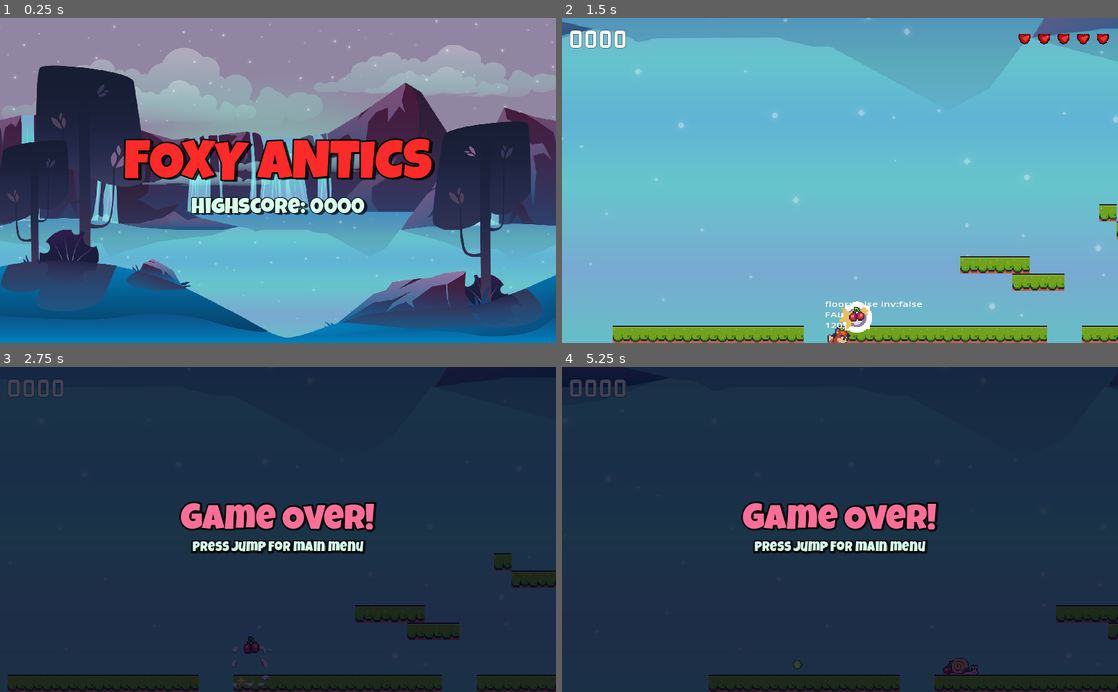
Above: before the commit, frames 1-4 (two rows, left to right).
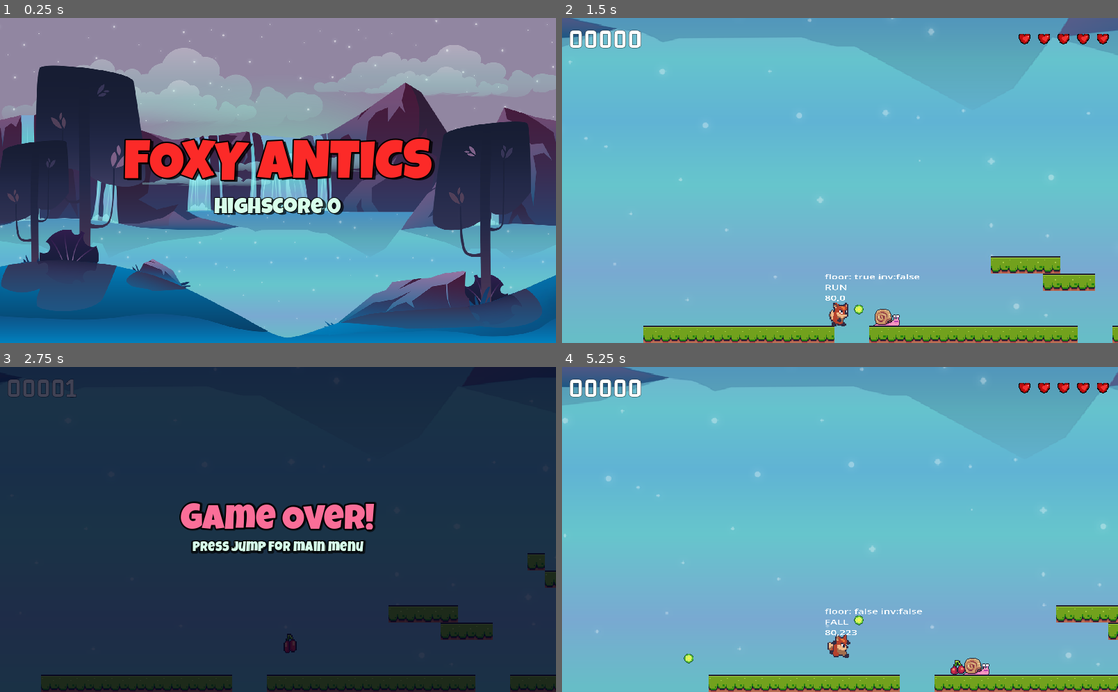
Above: after the commit, the same moments.

Repository: CarlsnOP/Fox-Antics-
Game: Godot game, scene res://Main/main.tscn
Two runs of this game, one before a commit and one after it. Both use one fixed random seed, a clock stepped at 60 frames per second and the inputs below.
Inputs:
- Up to frame 1 (0.25 s): no input
- Up to frame 2 (1.5 s): tap Enter at 0.5 s; hold D (right) from 0.53 s (still down); tap Space (shoot) at 0.6, 1.35 s; tap W (jump) at 0.77 s
- Up to frame 3 (2.75 s): tap W (jump) at 1.52 s; release D (right) at 2.03 s; hold A (left) from 2.03 s (still down); tap Space (shoot) at 2.1 s
- Up to frame 4 (5.25 s): tap Space (shoot) at 2.75, 2.85, 3.6, 4.35, 5.1 s; release A (left) at 2.78 s; hold D (right) 2.78-4.28 s; tap W (jump) at 3.02, 3.77, 4.52 s; tap Enter at 3.5 s; hold A (left) 4.28-5.03 s; hold D (right) from 5.03 s (still down)

The runs differ from the first frame. In frame 1, 1.2% of the frame differs, in the area x 34-67%, y 55-61%; in frame 2, 6.9%; in frame 3, 4.2%; in frame 4, 100%, in the area x 0-100%, y 0-100%.

Commit message:
Finished game 4 of udemy tutorail

Diff:
--- a/Boss/boss.gd
+++ b/Boss/boss.gd
@@ -6,6 +6,7 @@
 
 @onready var animation_tree = $AnimationTree
 @onready var visual = $Visual
+@onready var hit_box = $Visual/HitBox
 
 
 @export var lives: int = 2
@@ -13,14 +14,11 @@
 
 
 var _invincible: bool = false
+var _has_triggered: bool = false
+
 
 func _ready():
 	pass # Replace with function body.
-
-
-# Called every frame. 'delta' is the elapsed time since the previous frame.
-func _process(delta):
-	pass
 
 func tween_hit() -> void:
 	var tween = get_tree().create_tween()
@@ -38,6 +36,9 @@
 	animation_tree[HIT_CONDITION] = v
 
 func take_damage() -> void:
+	if _has_triggered == false:
+		return
+
 	if _invincible == true:
 		return
 
@@ -45,9 +46,11 @@
 	tween_hit()
 	reduce_lives()
 
-func _on_trigger_area_entered(area):
+func _on_trigger_area_entered(_area):
 	if animation_tree[TRIGGER_CONDITION] == false:
 		animation_tree[TRIGGER_CONDITION] = true
+		_has_triggered = true
+		hit_box.collision_layer = 4
 
-func _on_hit_box_area_entered(area):
+func _on_hit_box_area_entered(_area):
 	take_damage()
--- a/Boss/boss.tscn
+++ b/Boss/boss.tscn
@@ -264,7 +264,7 @@
 texture = ExtResource("1_r1bos")
 
 [node name="HitBox" type="Area2D" parent="Visual"]
-collision_layer = 4
+collision_layer = 0
 collision_mask = 8
 
 [node name="CollisionShape2D" type="CollisionShape2D" parent="Visual/HitBox"]
--- a/Bullets/BulletBase/bullet_base.gd
+++ b/Bullets/BulletBase/bullet_base.gd
@@ -22,5 +22,5 @@
 	if _life_time > _life_span:
 		queue_free()
 
-func _on_area_entered(area):
+func _on_area_entered(_area):
 	queue_free()
--- a/Checkpoint/checkpoint.gd
+++ b/Checkpoint/checkpoint.gd
@@ -12,16 +12,11 @@
 func _ready():
 	SignalManager.on_boss_killed.connect(on_boss_killed)
 
-
-# Called every frame. 'delta' is the elapsed time since the previous frame.
-func _process(delta):
-	pass
-
 func on_boss_killed(_p: int) -> void:
 	animation_tree[TRIGGER_CONDITION] = true
 	monitoring = true
 	SoundManager.play_clip(sound, SoundManager.SOUND_WIN)
 
 
-func _on_area_entered(area):
+func _on_area_entered(_area):
 	SignalManager.on_level_complete.emit()
--- a/Enemies/EnemyBase/enemy_base.gd
+++ b/Enemies/EnemyBase/enemy_base.gd
@@ -8,7 +8,7 @@
 
 @export var default_facing: FACING = FACING.LEFT
 @export var points: int = 1
-@export var speed: int = 30.3
+@export var speed: float = 30.0
 
 var _gravity: float = 800.0
 var _facing: float = default_facing
@@ -21,7 +21,7 @@
 
 
 # Called every frame. 'delta' is the elapsed time since the previous frame.
-func _physics_process(delta):
+func _physics_process(_delta):
 	fallen_off()
 
 func fallen_off() -> void:
@@ -47,5 +47,5 @@
 	pass # Replace with function body.
 
 
-func _on_hit_box_area_entered(area):
+func _on_hit_box_area_entered(_area):
 	die()
--- a/FloorSpikes/floor_spikes.tscn
+++ b/FloorSpikes/floor_spikes.tscn
@@ -5,7 +5,7 @@
 [sub_resource type="RectangleShape2D" id="RectangleShape2D_krgd1"]
 size = Vector2(14, 7)
 
-[node name="FloorSpikes" type="Area2D"]
+[node name="FloorSpikes" type="Area2D" groups=["Dangers"]]
 z_index = -1
 collision_layer = 4
 collision_mask = 0
--- a/FruitPickUp/fruit_pick_up.gd
+++ b/FruitPickUp/fruit_pick_up.gd
@@ -38,6 +38,6 @@
 	kill_me()
 
 
-func _on_area_entered(area):
+func _on_area_entered(_area):
 	SignalManager.on_pickup_hit.emit(POINTS)
 	kill_me()
--- a/HUD/hud.gd
+++ b/HUD/hud.gd
@@ -1,9 +1,12 @@
 extends Control
+
 
 @onready var color_rect = $ColorRect
 @onready var vb_level_complete = $ColorRect/vb_LevelComplete
 @onready var vb_game_over = $ColorRect/vb_GameOver
 @onready var hb_hearts = $MC/HB/HB_Hearts
+@onready var score_label = $MC/HB/ScoreLabel
+
 
 var _hearts: Array
 
@@ -13,10 +16,10 @@
 	SignalManager.on_level_complete.connect(on_level_complete)
 	SignalManager.on_game_over.connect(on_game_over)
 	SignalManager.on_player_hit.connect(on_player_hit)
-
+	SignalManager.on_score_updated.connect(on_score_updated)
 
 # Called every frame. 'delta' is the elapsed time since the previous frame.
-func _process(delta):
+func _process(_delta):
 	if vb_level_complete.visible == true:
 		if Input.is_action_just_pressed("jump") == true:
 			GameManager.load_next_level_scene()
@@ -25,8 +28,12 @@
 			GameManager.load_main_scene()
 
 func show_hud() -> void:
-	Engine.time_scale = 0
+	#Engine.time_scale = 0
+	get_tree().paused = true
 	color_rect.visible = true
+
+func on_score_updated() -> void:
+	score_label.text = str(ScoreManager.get_score()).lpad(5, "0")
 
 func on_player_hit(lives: int) -> void:
 	for life in range(_hearts.size()):
--- a/HUD/hud.tscn
+++ b/HUD/hud.tscn
@@ -17,6 +17,7 @@
 shadow_color = Color(0, 0, 0, 0.666667)
 
 [node name="HUD" type="Control"]
+process_mode = 3
 layout_mode = 3
 anchors_preset = 15
 anchor_right = 1.0
@@ -44,7 +45,7 @@
 [node name="ScoreLabel" type="Label" parent="MC/HB"]
 layout_mode = 2
 size_flags_horizontal = 3
-text = "0000"
+text = "00000"
 label_settings = ExtResource("1_idgbt")
 vertical_alignment = 1
 
--- a/LevelBase/level_base.gd
+++ b/LevelBase/level_base.gd
@@ -5,8 +5,9 @@
 
 
 func _ready():
-	Engine.time_scale = 1
+	#Engine.time_scale = 1
+	get_tree().paused = false
 
 
-func _process(delta):
+func _process(_delta):
 	player_cam.position = player.position
--- a/Main/main.gd
+++ b/Main/main.gd
@@ -1,12 +1,15 @@
 extends CanvasLayer
+
+
+@onready var label_high_score = $VB/LabelHighScore
 
 
 # Called when the node enters the scene tree for the first time.
 func _ready():
-	Engine.time_scale = 1
-
+	get_tree().paused = false
+	label_high_score.text = "HighScore " + str(ScoreManager.get_high_score())
 
 # Called every frame. 'delta' is the elapsed time since the previous frame.
-func _process(delta):
+func _process(_delta):
 	if Input.is_action_just_pressed("jump") == true:
 		GameManager.load_next_level_scene()
--- a/Player/player.gd
+++ b/Player/player.gd
@@ -12,13 +12,14 @@
 @onready var animation_player_invincible = $AnimationPlayerInvincible
 @onready var invincible_timer = $InvincibleTimer
 @onready var hurt_timer = $HurtTimer
+@onready var hit_box = $HitBox
 
 
-const GRAVITY: float = 1000.0
-const RUN_SPEED: float = 120.0
+const GRAVITY: float = 690.0
+const RUN_SPEED: float = 80.0
 const MAX_FALL: float = 400.0
-const JUMP_VELOCITY: float = -400.0
-const _HURT_JUMP_VELOCITY: Vector2 = Vector2(0, -150.0)
+const JUMP_VELOCITY: float = -260.0
+const _HURT_JUMP_VELOCITY: Vector2 = Vector2(0, -130.0)
 const FALLEN_OFF: float = 100.0
 
 
@@ -153,12 +154,19 @@
 	apply_hurt_jump()
 	SoundManager.play_clip(sound_player, SoundManager.SOUND_DAMAGE)
 
-func _on_hit_box_area_entered(area):
+func retake_damage() -> void:
+	for area in hit_box.get_overlapping_areas():
+		if area.is_in_group("Dangers") == true:
+			break
+	return
+
+func _on_hit_box_area_entered(_area):
 	apply_hit()
 
 func _on_invincible_timer_timeout():
 	_invincible = false
 	animation_player_invincible.stop()
+	retake_damage()
 
 func _on_hurt_timer_timeout():
 	set_state(PLAYER_STATE.IDLE)
--- a/PlayerCam/player_cam.gd
+++ b/PlayerCam/player_cam.gd
@@ -13,7 +13,7 @@
 
 
 # Called every frame. 'delta' is the elapsed time since the previous frame.
-func _process(delta):
+func _process(_delta):
 	offset = get_random_offset()
 
 func get_random_offset() -> Vector2:
--- a/Singletons/Score_manager.gd
+++ b/Singletons/Score_manager.gd
@@ -20,6 +20,7 @@
 	_score += points
 	if _high_score < _score:
 		_high_score = _score
+	SignalManager.on_score_updated.emit()
 
 func get_score() -> int:
 	return _score
--- a/Singletons/signal_manager.gd
+++ b/Singletons/signal_manager.gd
@@ -6,3 +6,4 @@
 signal on_player_hit(lives: int)
 signal on_level_complete
 signal on_game_over
+signal on_score_updated
